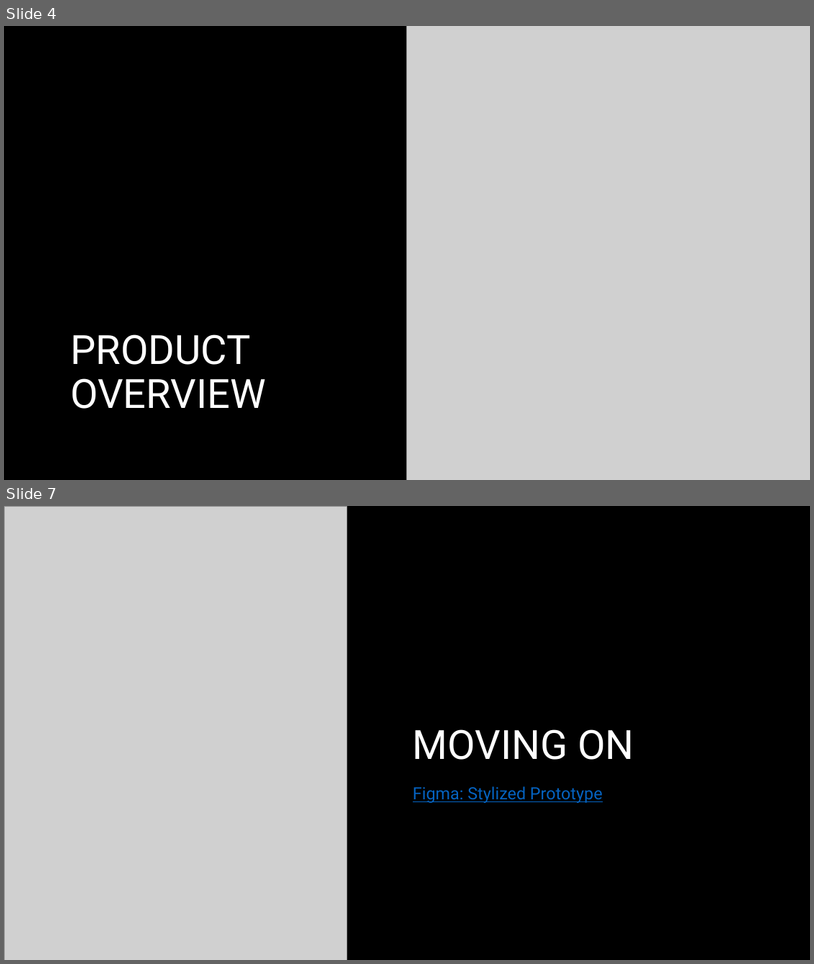
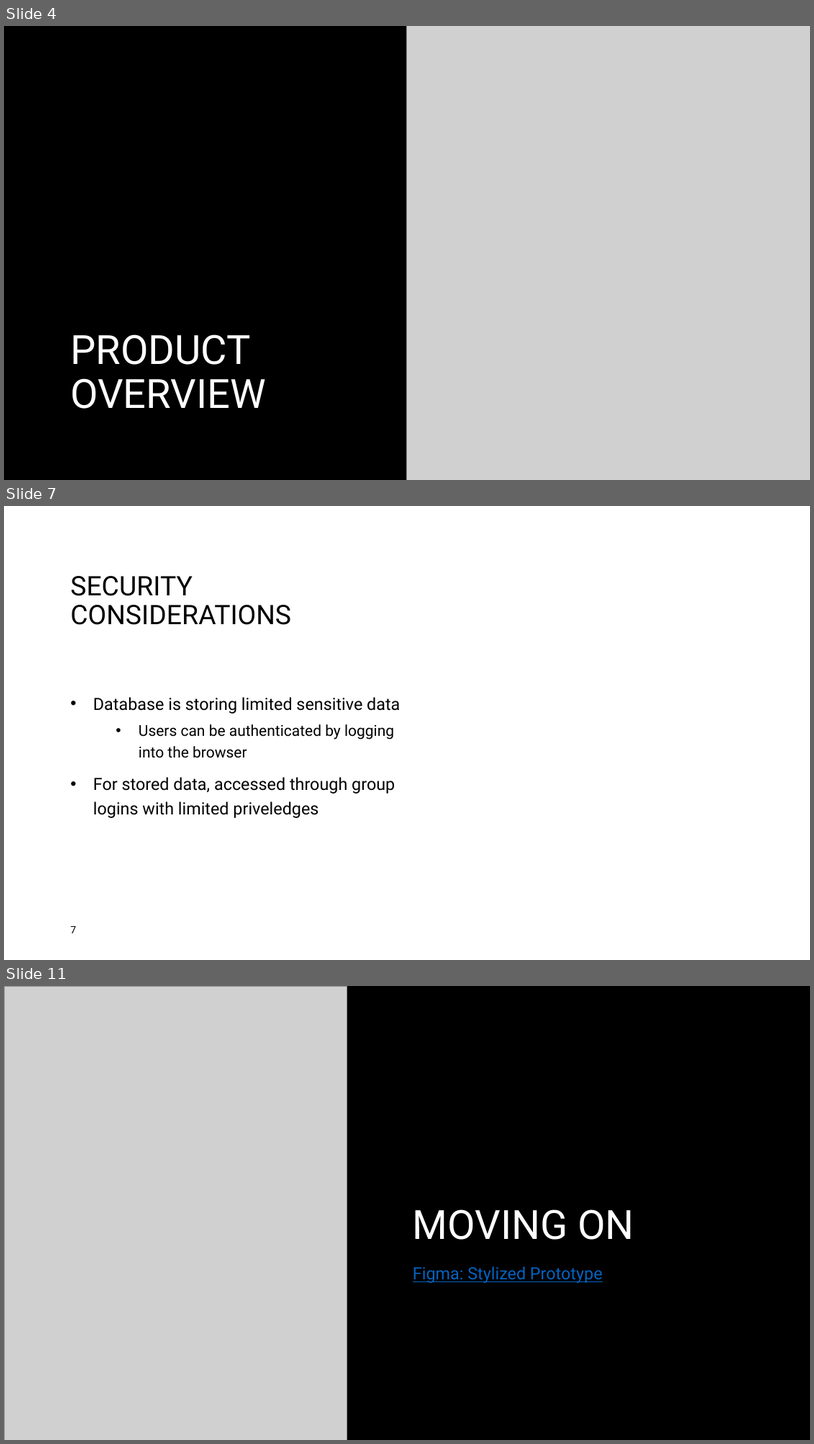
Before and after one commit to IntrixTheName/Error404, a slide deck: Azul Connect.pptx. Shown one above the other, each under a label of ours: slides 4 and 7 before the commit, slides 4, 7 and 11 after it; the slides between them are not shown. The pictures are 814x964 and 814x1444 pixels, drawn with LibreOffice and Linux fonts; fonts in the diff are those of the drawing; grey boxes stand for pictures; background and template pictures are left out. Boxes give left, top, right and bottom in pixels: in the first picture for what was removed or moved away, otherwise in the second. Text is boxed around its words. In the diff, an @@ line names an element or a change of style, - is before the commit and + after.

```diff
--- a/Azul Connect.pptx
+++ b/Azul Connect.pptx
@@ slide 7 added at box(4, 506, 810, 960), background #FFFFFF @@
@@ title added at box(70, 576, 291, 625), 32 pt, text #000000 @@
+SECURITY CONSIDERATIONS
@@ text added at box(93, 697, 400, 818), 20 pt, text #000000 @@
+• Database is storing limited sensitive data
+  • Users can be authenticated by logging into the browser
+• For stored data, accessed through group logins with limited priveledges
@@ page number added at box(70, 926, 76, 933), 12 pt, text #000000 @@
+7
@@ what was slide 7 is now slide 11 @@
```
Also in this commit, not shown: 3 slides changed, 3 other slides added.
